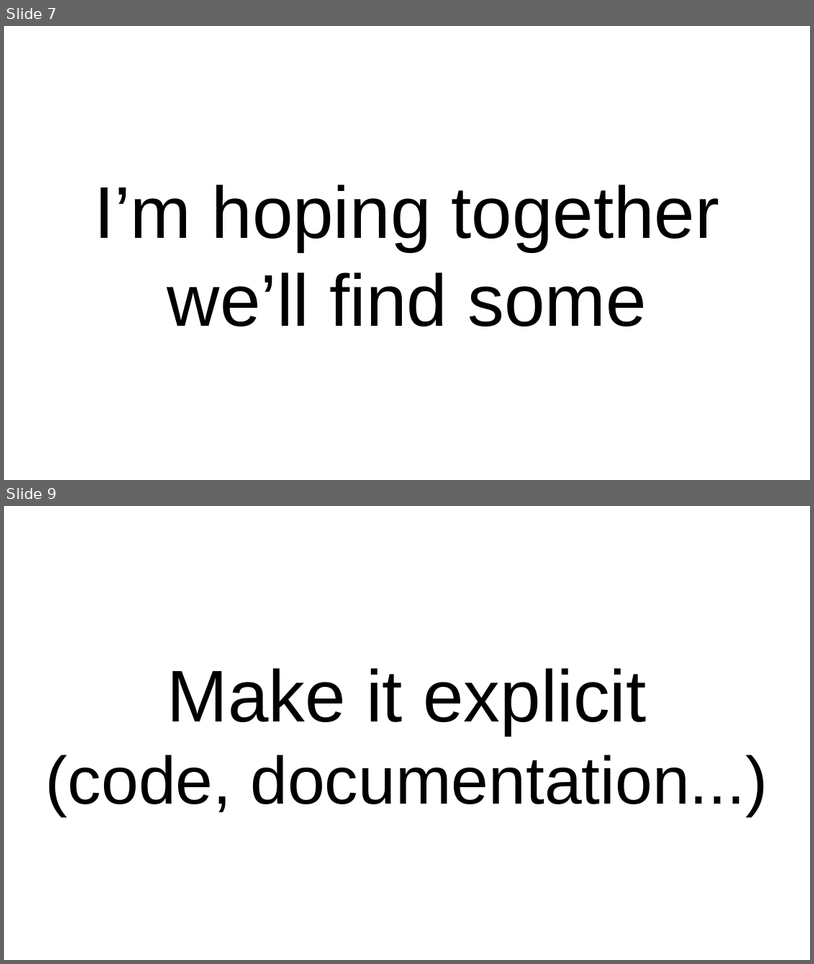
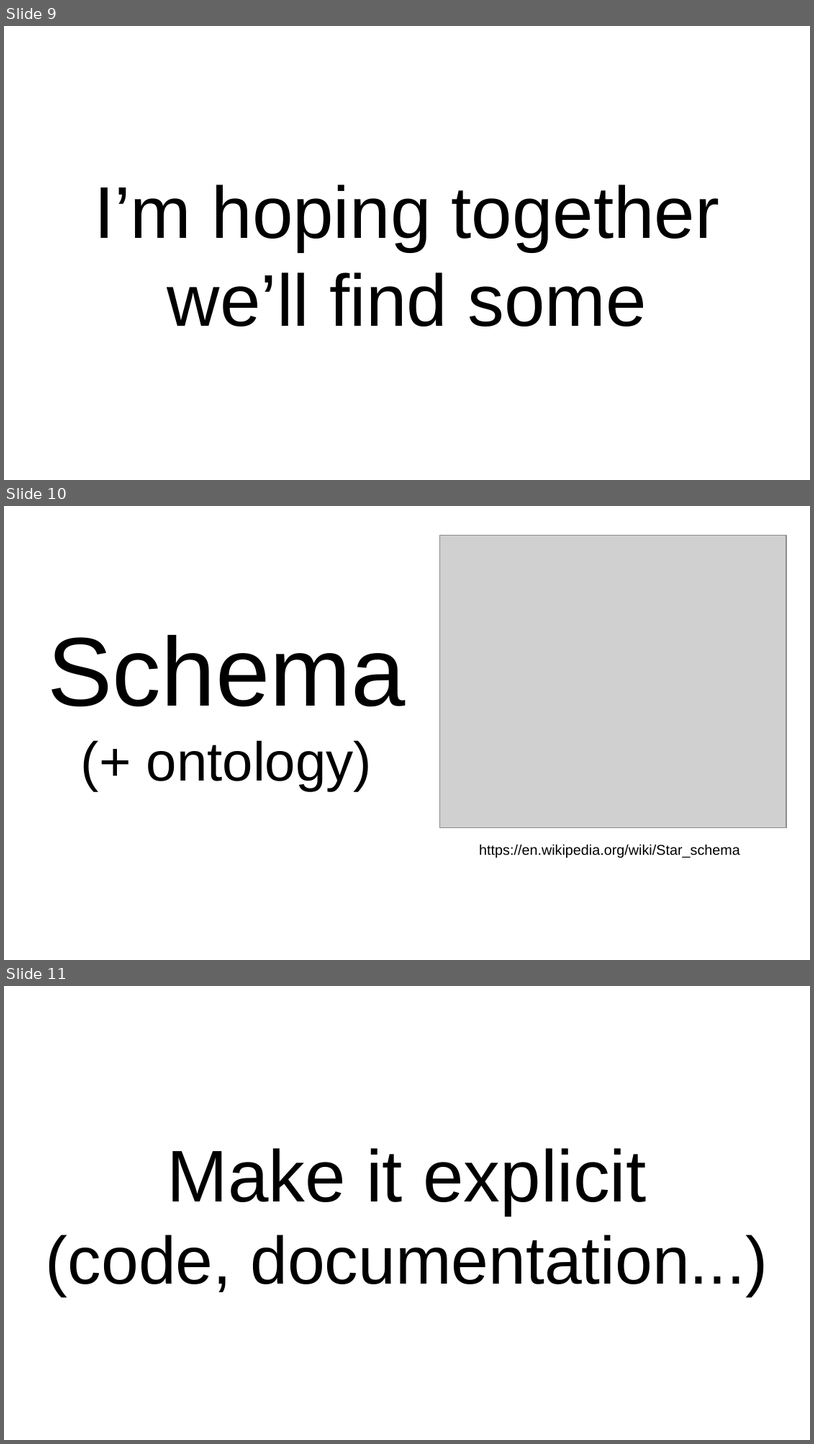
Before and after one commit to tebeka/talks, a slide deck: data-management/data-management.odp. Shown one above the other, each under a label of ours: slides 7 and 9 before the commit, slides 9, 10 and 11 after it; the slides between them are not shown. The pictures are 814x964 and 814x1444 pixels, drawn with LibreOffice and Linux fonts; fonts in the diff are those of the drawing; grey boxes stand for pictures. Boxes give left, top, right and bottom in pixels: in the first picture for what was removed or moved away, otherwise in the second. Text is boxed around its words. In the diff, an @@ line names an element or a change of style, - is before the commit and + after.

```diff
--- a/data-management/data-management.odp
+++ b/data-management/data-management.odp
@@ slide 10 added at [4,506,810,960], background #FFFFFF @@
@@ picture added at [440,536,787,828] @@
@@ title added at [48,635,406,790], 54 pt, text #000000 @@
+Schema
+(+ ontology)
@@ text added at [479,844,741,857], 14 pt, text #000000 @@
+https://en.wikipedia.org/wiki/Star_schema
@@ what was slide 7 is now slide 9 @@
@@ what was slide 9 is now slide 11 @@
```
Also in this commit, not shown: 3 slides changed, 3 other slides added, 3 slides removed.
